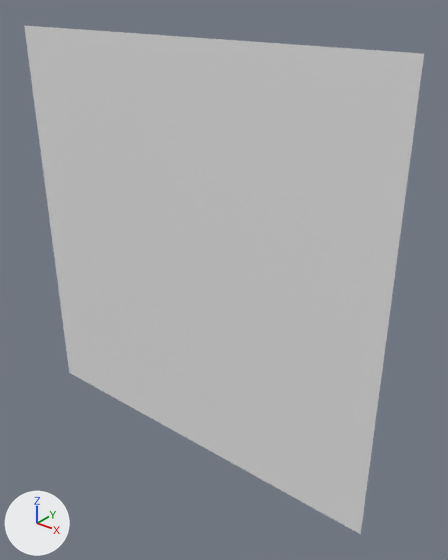
A saved change to the OBJ model night_in_shining_armor/night_in_Shining_armor_Unity/Assets/Tiled2Unity/Meshes/forrest_area.obj.
Camera for both pictures: a camera (50 mm lens) standing at (459.0, -1152.0, 121.0) and looking at (-507.0, 57.0, -628.0). The axes (+X, +Y, +Z) are drawn at lower left. The lights are the same throughout. Where no turn or scale is listed for an object, it has been applied to the vertices.

Objects in the first picture: 'forrest_area'.
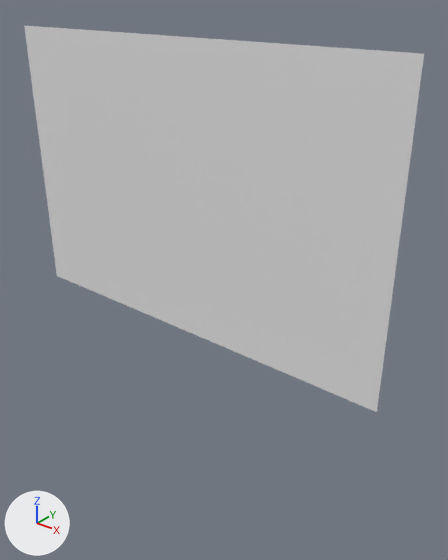
The newer file is also rescaled (x0.0625) as a whole; pictures and numbers use the older file's frame.

Location of each change, [x1, y1, x2, y2] in pixels of the pictures (448 x 560 px):
```json
{"object": "forrest_area", "change": "reshaped", "before": [24, 25, 424, 534], "after": [24, 25, 424, 412], "on screen": "24% shorter"}
{"part": 1, "of": "me_forrest_area", "change": "deleted", "before": [57, 276, 377, 534]}
```

Edits to the scene script, one JSON object a line:
```json
{"block": "me_forrest_area", "where": "# used by ob_forrest_area; location = (0.0, 0.0, 0.0)"}
{"op": "remove", "block": "me_forrest_area", "code": "me_forrest_area.from_pydata(...)  # 5776 vertices, 5625 faces; spans x -1200.0..0.0, y 0.0, z -1200.0..0.0"}
{"op": "add", "block": "me_forrest_area", "code": "me_forrest_area.from_pydata(...)  # 3876 vertices, 3750 faces; spans x -1200.0..0.0, y 0.0, z -800.0..0.0"}
{"block": "me_forrest_area", "change": "me_forrest_area part 1: 1900 vertices removed from x -1200.0..0.0, y 0.0, z -1200.0..-816.0"}
```
